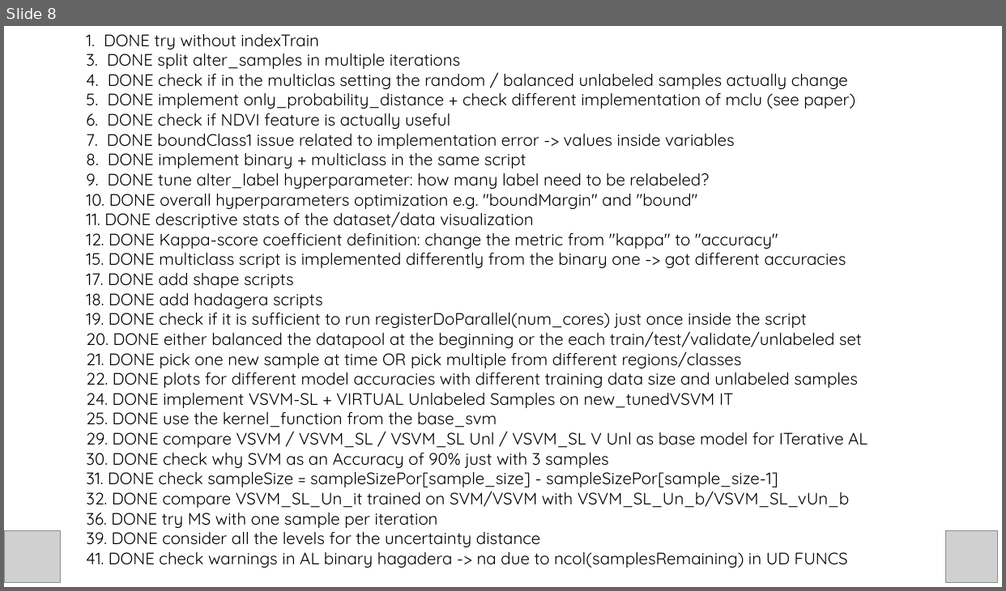
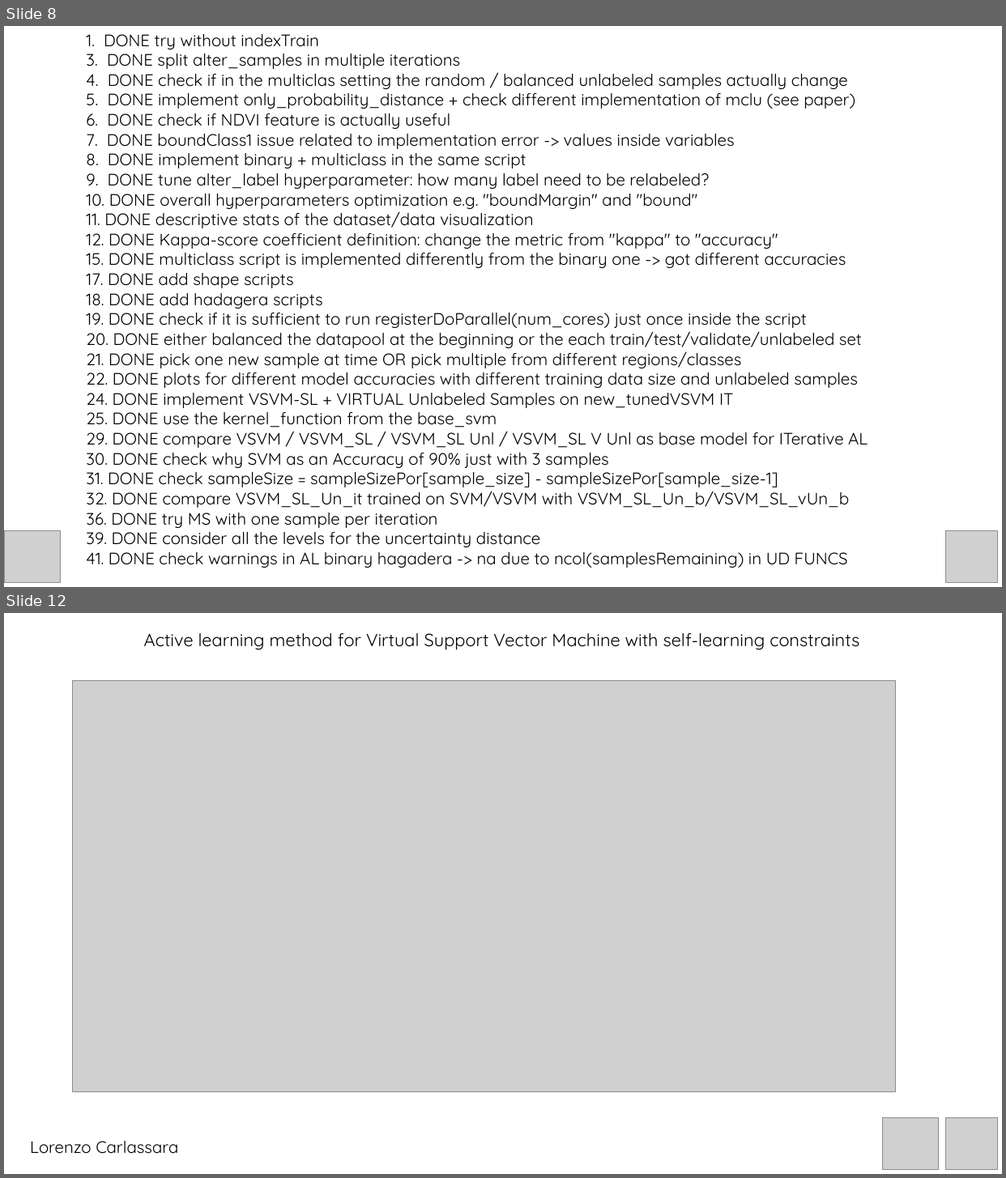
Before and after one commit to carls31/active-learning-virtual-SVM, a slide deck: presentation_CARLASSARA_10601118.pptx. Shown one above the other, each under a label of ours: slide 8 before the commit, slides 8 and 12 after it; the slides between them are not shown. The pictures are 1006x591 and 1006x1178 pixels, drawn with LibreOffice and Linux fonts; fonts in the diff are those of the drawing; grey boxes stand for pictures. Boxes give left, top, right and bottom in pixels: in the first picture for what was removed or moved away, otherwise in the second. Text is boxed around its words. In the diff, an @@ line names an element or a change of style, - is before the commit and + after.

```diff
--- a/presentation_CARLASSARA_10601118.pptx
+++ b/presentation_CARLASSARA_10601118.pptx
@@ slide 12 added at [4, 613, 1002, 1174], background #FFFFFF @@
@@ text added at [144, 633, 859, 650], 17 pt, text #000000 @@
+Active learning method for Virtual Support Vector Machine with self-learning constraints
@@ picture added at [72, 681, 896, 1093] @@
@@ picture added at [883, 1118, 938, 1170] @@
@@ picture added at [946, 1118, 997, 1170] @@
@@ text added at [30, 1141, 178, 1154], 16 pt, text #000000 @@
+Lorenzo Carlassara
```
Also in this commit, not shown: 6 slides changed, 1 other slide added, 8 other files.
